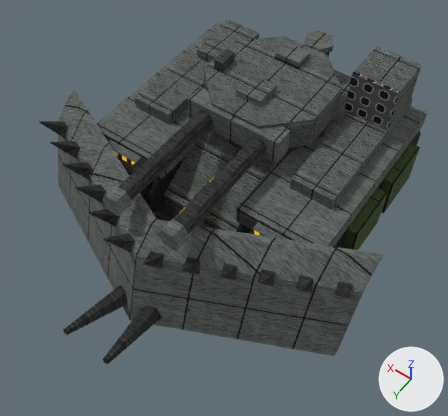
One commit to the Blender file tools/lowforge/models/wild_boar.blend: the scene before it, then after it.
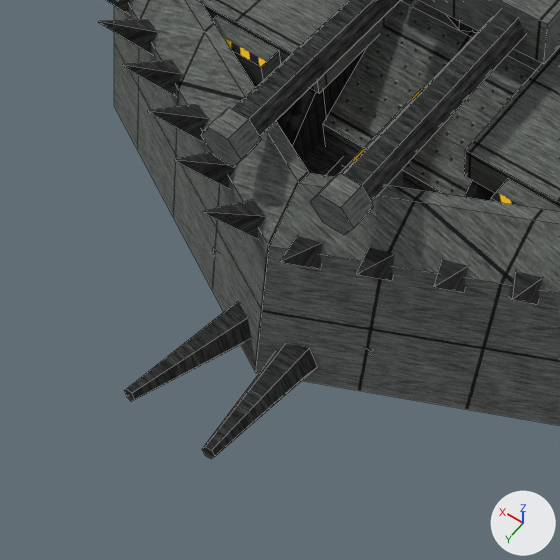
Each version appears first whole from a 50 mm lens placed at (-69.7, 115.0, 159.3), pointed at (-6.1, 26.1, 19.5), and next in a close-up on the part from 0% to 64% of the width and 32% to 100% of the height. The axes (+X, +Y, +Z) are drawn at lower right. The lights are the same throughout. The last two pictures show the newer version. The close-ups show mesh edges as thin lines.

The first close-up shows 'catcher', 'catcher.001', 'catcher_crest', 'catcher_crest.001', 'gun', 'gun.001', 'hull', 'mantlet', 'skirt', 'skirt.001', 'tusk', 'tusk.001' and 19 more.
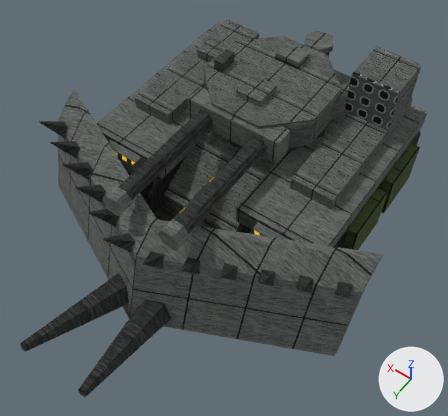
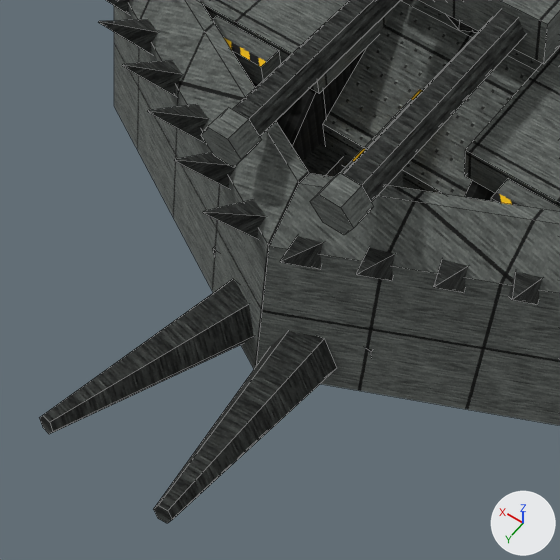
Boxes (x1, y1, x2, y2) around the edits, measured in the close-ups (560 x 560 px):
'tusk', reshaped (59% wider, 66% taller)
    before: (202, 343, 317, 459)
    after: (153, 330, 337, 523)
'tusk.001', reshaped (68% wider, 56% taller)
    before: (124, 302, 251, 401)
    after: (40, 279, 254, 434)

The edits, one by one:
me_tusk is used by ob_tusk; location (0.0, 0.0, 0.0).
me_tusk had 12 vertices, 8 faces and spanned x -8.2..-1.8, y 58.1..78.8, z 3.4..12.8.
me_tusk now has 12 vertices, 8 faces and spans x -11.4..-1.0, y 56.6..89.2, z 2.9..18.2.
Part 1, on me_tusk:
Vertex 0 of me_tusk moves from (-1.8, 59.4, 6.0) to (-1.0, 58.9, 7.0).
Vertex 1 of me_tusk moves from (-3.3, 58.4, 8.6) to (-3.3, 57.3, 11.1).
Vertex 2 of me_tusk moves from (-6.5, 58.1, 8.6) at pixel (309, 348) to (-8.3, 56.6, 11.1) at pixel (324, 338).
Vertex 3 of me_tusk moves from (-8.2, 58.7, 6.0) at pixel (317, 367) to (-11.0, 57.6, 7.0) at pixel (336, 368).
Vertex 4 of me_tusk moves from (-6.7, 59.7, 3.4) at pixel (305, 375) to (-8.7, 59.3, 2.9).
Vertex 5 of me_tusk moves from (-3.5, 60.0, 3.4) to (-3.7, 59.9, 2.9).
Vertex 6 of me_tusk moves from (-6.0, 78.6, 12.0) at pixel (201, 449) to (-8.6, 89.0, 17.0) at pixel (153, 509).
Vertex 7 of me_tusk moves from (-6.5, 78.3, 12.8) at pixel (205, 446) to (-9.3, 88.5, 18.2) at pixel (158, 505).
Vertex 8 of me_tusk moves from (-7.5, 78.2, 12.8) at pixel (211, 450) to (-10.6, 88.3, 18.2) at pixel (167, 510).
Vertex 9 of me_tusk moves from (-8.0, 78.4, 12.0) at pixel (214, 456) to (-11.4, 88.6, 17.0) at pixel (172, 519).
Vertex 10 of me_tusk moves from (-7.5, 78.7, 11.2) at pixel (211, 459) to (-10.7, 89.1, 15.8) at pixel (167, 523).
Vertex 11 of me_tusk moves from (-6.5, 78.8, 11.2) at pixel (204, 455) to (-9.4, 89.2, 15.8) at pixel (157, 518).
me_tusk_001 is used by ob_tusk_001; location (0.0, 0.0, 0.0).
me_tusk_001 had 12 vertices, 8 faces and spanned x 1.8..8.2, y 58.1..78.8, z 3.4..12.8.
me_tusk_001 now has 12 vertices, 8 faces and spans x 1.0..11.4, y 56.6..89.2, z 2.9..18.2.
Part 2, on me_tusk_001:
Vertex 0 of me_tusk_001 moves from (8.2, 58.7, 6.0) at pixel (228, 308) to (11.0, 57.6, 7.0) at pixel (218, 289).
Vertex 1 of me_tusk_001 moves from (6.5, 58.1, 8.6) at pixel (238, 301) to (8.3, 56.6, 11.1) at pixel (233, 278).
Vertex 2 of me_tusk_001 moves from (3.3, 58.4, 8.6) to (3.3, 57.3, 11.1).
Vertex 3 of me_tusk_001 moves from (1.8, 59.4, 6.0) to (1.0, 58.9, 7.0).
Vertex 4 of me_tusk_001 moves from (3.5, 60.0, 3.4) to (3.7, 59.9, 2.9).
Vertex 5 of me_tusk_001 moves from (6.7, 59.7, 3.4) to (8.7, 59.3, 2.9).
Vertex 6 of me_tusk_001 moves from (8.0, 78.4, 12.0) at pixel (124, 390) to (11.4, 88.6, 17.0) at pixel (39, 417).
Vertex 7 of me_tusk_001 moves from (7.5, 78.2, 12.8) at pixel (126, 388) to (10.6, 88.3, 18.2) at pixel (42, 415).
Vertex 8 of me_tusk_001 moves from (6.5, 78.3, 12.8) at pixel (131, 393) to (9.3, 88.5, 18.2) at pixel (49, 422).
Vertex 9 of me_tusk_001 moves from (6.0, 78.6, 12.0) at pixel (134, 399) to (8.6, 89.0, 17.0) at pixel (52, 431).
Vertex 10 of me_tusk_001 moves from (6.5, 78.8, 11.2) at pixel (131, 401) to (9.4, 89.2, 15.8) at pixel (49, 434).
Vertex 11 of me_tusk_001 moves from (7.5, 78.7, 11.2) at pixel (126, 396) to (10.7, 89.1, 15.8) at pixel (42, 427).
